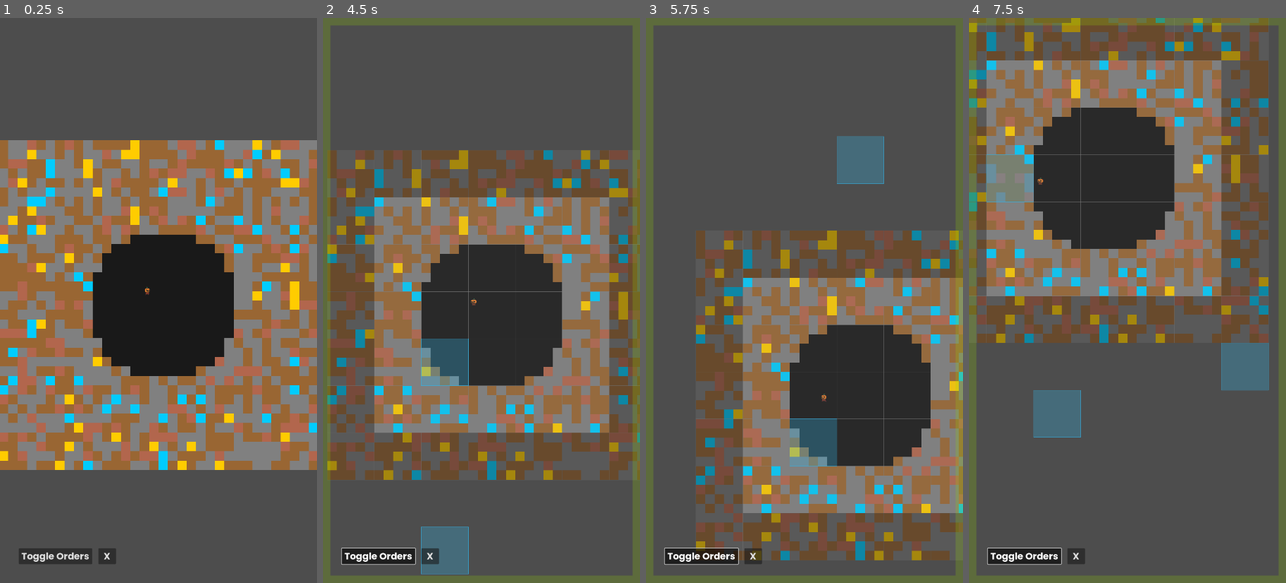
Above: before the commit, frames 1-4 (left to right).
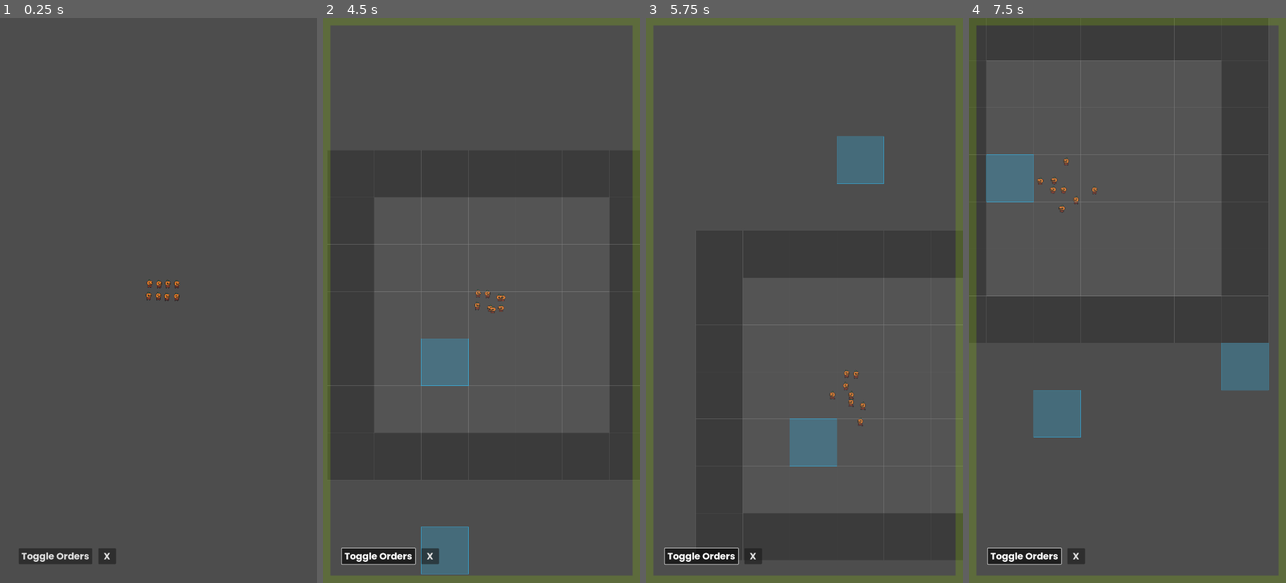
Above: after the commit, the same moments.

Repository: cliftonpatty/hiveminer
Game: Godot game, scene res://scenes/main.tscn
Two runs of this game, one before a commit and one after it. Both use one fixed random seed, a clock stepped at 60 frames per second and the inputs below.
Inputs (mouse positions are in pixels of both pictures, inside the frame that each line leads up to):
- Up to frame 1 (0.25 s): no input
- Up to frame 2 (4.5 s): click "Toggle Orders" at 0.5 s; click "Toggle Orders" at 1.25 s; click "Toggle Orders" at 2 s; click "X" at 2.75 s; tap Enter at 3.5 s; move the mouse to (551, 272) at 3.52 s; click (551, 272) at 3.67 s; tap Space at 4.25 s; drag from (418, 328) to (465, 413) at 4.27 s
- Up to frame 3 (5.75 s): move the mouse to (836, 176) at 5.02 s; click (836, 176) at 5.17 s
- Up to frame 4 (7.5 s): drag from (1111, 413) to (1032, 215) at 5.77 s; move the mouse to (1222, 385) at 6.52 s; click (1222, 385) at 6.67 s; drag from (1032, 215) to (1079, 159) at 7.27 s

The runs differ from the first frame. In frame 1, 58% of the frame differs, in the area x 0-100%, y 21-80%; in frame 2, 56%; in frame 3, 48%; in frame 4, 53%.
Error after the commit: Invalid access to property or key 'zoom_changed' on a base object of type 'Camera2D (main_cam.gd)'. (res://scenes/game/items/mining/terrain_grid.gd:36)

Commit message:
mild weekend warriors
bit of a mess, just getting tilemaps working

Diff:
--- a/scenes/game/items/mining/terrain_cell.gd
+++ b/scenes/game/items/mining/terrain_cell.gd
@@ -2,28 +2,30 @@
 class_name TerrainCell
 extends RefCounted
 
-enum CellType { DIRT, STONE, IRON_ORE, GOLD_ORE, DIAMOND }
+enum CellType { IRON_ORE, DIAMOND, BLOOD_ORE, WATERSTONE, STONE, GROUND }
 
 var type: CellType
 var solid: bool = true
-var visible: bool = false  # For rendering/fog of war
-var minable: bool = false  # For gameplay mechanics
+var visible: bool = false
+var minable: bool = false
 var health: float = 100.0
 var grid_position: Vector2i
 
-func initialize_cell(cell_type: CellType = CellType.DIRT, pos: Vector2i = Vector2i.ZERO):
+func initialize_cell(cell_type: CellType = CellType.STONE, pos: Vector2i = Vector2i.ZERO):
 	type = cell_type
 	grid_position = pos
 
 	# Set health based on type
 	match type:
-		CellType.DIRT:
-			health = 50.0
+		CellType.IRON_ORE:
+			health = 150.0
+		CellType.DIAMOND:
+			health = 300.0
+		CellType.BLOOD_ORE:
+			health = 200.0
+		CellType.WATERSTONE:
+			health = 400.0
 		CellType.STONE:
 			health = 100.0
-		CellType.IRON_ORE:
-			health = 150.0
-		CellType.GOLD_ORE:
-			health = 200.0
-		CellType.DIAMOND:
-			health = 300.0
+		CellType.GROUND:
+			health = 50.0
--- a/scenes/game/items/mining/terrain_grid.gd
+++ b/scenes/game/items/mining/terrain_grid.gd
@@ -1,6 +1,8 @@
 # terrain_grid.gd
 @tool
 extends Node2D
+
+const ZOOM_THRESHOLD = 1.2
 
 @export var preview_in_editor: bool = true:
 	set(value):
@@ -12,21 +14,26 @@
 		if value and Engine.is_editor_hint():
 			generate_editor_preview()
 
-var cells_node: Node2D
-var selection_node: Node2D
-var cell_nodes := {}  # Store cells by position
+@onready var tilemap: TileMap = $TileMap
+@onready var cells_node: Node2D = $Cells
+@onready var selection_node: Node2D = $Selection
+
+var using_detailed_view: bool = true
 
 func _ready():
 	if not Engine.is_editor_hint():
-		cells_node = Node2D.new()
-		add_child(cells_node)
-
-		selection_node = Node2D.new()
-		selection_node.z_index = 1  # Draw on top of cells
-		add_child(selection_node)
+		if not cells_node:
+			cells_node = Node2D.new()
+			add_child(cells_node)
+
+		if not selection_node:
+			selection_node = Node2D.new()
+			selection_node.z_index = 1  # Draw on top of cells
+			add_child(selection_node)
 
 		GameMgmtAuto.grid_updated.connect(draw_terrain)
 		GameMgmtAuto.selection_changed.connect(draw_selection)
+		get_tree().get_root().get_viewport().get_camera_2d().zoom_changed.connect(_on_camera_zoom_changed)
 		set_process_input(true)
 		draw_terrain()
 
@@ -48,99 +55,102 @@
 				OrderMgmtAuto.select_chunk(chunk)
 				get_viewport().set_input_as_handled()
 
-func _draw():
-	if Engine.is_editor_hint() and preview_in_editor:
-		draw_editor_preview()
-
-func draw_editor_preview():
-	for y in GameMgmtAuto.GRID_HEIGHT:
-		for x in GameMgmtAuto.GRID_WIDTH:
-			var rect_pos = Vector2(
-				(x - GameMgmtAuto.GRID_WIDTH/2) * GameMgmtAuto.CELL_SIZE,
-				(y - GameMgmtAuto.GRID_HEIGHT/2) * GameMgmtAuto.CELL_SIZE
-			)
-			var rect_size = Vector2(GameMgmtAuto.CELL_SIZE, GameMgmtAuto.CELL_SIZE)
-
-			var center = Vector2(GameMgmtAuto.GRID_WIDTH / 2, GameMgmtAuto.GRID_HEIGHT / 2)
-			var distance = Vector2(x - center.x, y - center.y).length()
-
-			var color = get_preview_cell_color(x, y, distance)
-			draw_rect(Rect2(rect_pos, rect_size), color)
-
-func get_preview_cell_color(x: int, y: int, distance: float) -> Color:
-	if distance < GameMgmtAuto.STARTING_AREA_SIZE:
-		return Color(0.1, 0.1, 0.1, 0.5)
-
-	var rng = RandomNumberGenerator.new()
-	rng.seed = x * 1000 + y
-	var value = rng.randf()
-
-	if value < 0.05:
-		return Color(0.0, 0.8, 1.0, 0.5)  # Diamond
-	elif value < 0.1:
-		return Color(1.0, 0.8, 0.0, 0.5)  # Gold
-	elif value < 0.2:
-		return Color(0.7, 0.4, 0.3, 0.5)  # Iron
-	elif value < 0.6:
-		return Color(0.5, 0.5, 0.5, 0.5)  # Stone
-	return Color(0.6, 0.4, 0.2, 0.5)  # Dirt
-
-func generate_editor_preview():
-	queue_redraw()
+func _on_camera_zoom_changed():
+	var camera = get_viewport().get_camera_2d()
+	if camera:
+		var new_detailed = camera.zoom.x > ZOOM_THRESHOLD
+		if new_detailed != using_detailed_view:
+			using_detailed_view = new_detailed
+			draw_terrain()
 
 func draw_terrain():
 	if Engine.is_editor_hint():
 		return
 
-	# First, mark all existing nodes for potential removal
-	var nodes_to_check = cell_nodes.duplicate()
-
-	# Update or create cells
-	for y in GameMgmtAuto.GRID_HEIGHT:
-		for x in GameMgmtAuto.GRID_WIDTH:
-			var grid_pos = Vector2i(x, y)
-			var cell = GameMgmtAuto.grid[y][x]
-
-			if cell.visible:
-				if cell_nodes.has(grid_pos):
-					# Update existing cell
-					cell_nodes[grid_pos].color = get_cell_color(cell)
+	if using_detailed_view:
+		cells_node.hide()
+		tilemap.clear()
+
+		# First pass: Draw all normal tiles
+		for y in GameMgmtAuto.GRID_HEIGHT:
+			for x in GameMgmtAuto.GRID_WIDTH:
+				var cell = GameMgmtAuto.grid[y][x]
+				if !cell.visible:
+					continue
+
+				var pos = Vector2i(
+					x - GameMgmtAuto.GRID_WIDTH/2,
+					y - GameMgmtAuto.GRID_HEIGHT/2
+				)
+
+				if cell.solid:
+					# source_id is usually 0 if you only have one tile source
+					tilemap.set_cell(0, pos, 0, _get_tile_coords_for_type(cell.type), 0)
 				else:
-					# Create new cell
-					var rect = ColorRect.new()
-					rect.size = Vector2(GameMgmtAuto.CELL_SIZE, GameMgmtAuto.CELL_SIZE)
-					rect.position = Vector2(
-						(x - GameMgmtAuto.GRID_WIDTH/2) * GameMgmtAuto.CELL_SIZE,
-						(y - GameMgmtAuto.GRID_HEIGHT/2) * GameMgmtAuto.CELL_SIZE
-					)
-					rect.color = get_cell_color(cell)
-					cells_node.add_child(rect)
-					cell_nodes[grid_pos] = rect
-
-				# Remove from check list since we updated it
-				nodes_to_check.erase(grid_pos)
-
-	# Remove any nodes that weren't updated
-	for pos in nodes_to_check:
-		if cell_nodes.has(pos):
-			cell_nodes[pos].queue_free()
-			cell_nodes.erase(pos)
+					tilemap.set_cell(0, pos, 0, _get_tile_coords_for_type(TerrainCell.CellType.GROUND), 0)
+
+					# Check for walls above this empty space
+					if y > 0:
+						var above_cell = GameMgmtAuto.grid[y-1][x]
+						if above_cell.solid and above_cell.visible:
+							# Add wall overlay using the wall tile (0,1)
+							tilemap.set_cell(1, pos, 0, Vector2i(0, 1), 0)
+
+		tilemap.show()
+	else:
+		tilemap.hide()
+		for child in cells_node.get_children():
+			child.queue_free()
+
+		for y in GameMgmtAuto.GRID_HEIGHT:
+			for x in GameMgmtAuto.GRID_WIDTH:
+				var cell = GameMgmtAuto.grid[y][x]
+				if !cell.visible:
+					continue
+
+				var rect = ColorRect.new()
+				rect.size = Vector2(GameMgmtAuto.CELL_SIZE, GameMgmtAuto.CELL_SIZE)
+				rect.position = Vector2(
+					(x - GameMgmtAuto.GRID_WIDTH/2) * GameMgmtAuto.CELL_SIZE,
+					(y - GameMgmtAuto.GRID_HEIGHT/2) * GameMgmtAuto.CELL_SIZE
+				)
+
+				rect.color = get_cell_color(cell)
+				cells_node.add_child(rect)
+		cells_node.show()
+
+func _get_tile_coords_for_type(type: TerrainCell.CellType) -> Vector2i:
+	match type:
+		TerrainCell.CellType.IRON_ORE:
+			return Vector2i(0, 0)
+		TerrainCell.CellType.DIAMOND:
+			return Vector2i(1, 0)
+		TerrainCell.CellType.BLOOD_ORE:
+			return Vector2i(2, 0)
+		TerrainCell.CellType.WATERSTONE:
+			return Vector2i(3, 0)
+		TerrainCell.CellType.STONE:
+			return Vector2i(4, 0)
+		TerrainCell.CellType.GROUND:
+			return Vector2i(5, 1)
+	return Vector2i(4, 0)  # Default to stone
 
 func get_cell_color(cell: TerrainCell) -> Color:
 	if !cell.solid:
-		return Color(0.1, 0.1, 0.1)  # Dark color for empty space
-
+		return Color(0.1, 0.1, 0.1)
 	match cell.type:
-		TerrainCell.CellType.DIRT:
-			return Color(0.6, 0.4, 0.2)
+		TerrainCell.CellType.IRON_ORE:
+			return Color(0.7, 0.4, 0.3)  # Reddish brown
+		TerrainCell.CellType.DIAMOND:
+			return Color(0.0, 0.8, 1.0)  # Light blue
+		TerrainCell.CellType.BLOOD_ORE:
+			return Color(0.8, 0.0, 0.0)  # Deep red
+		TerrainCell.CellType.WATERSTONE:
+			return Color(0.0, 0.4, 0.8)  # Deep blue
 		TerrainCell.CellType.STONE:
-			return Color(0.5, 0.5, 0.5)  # This is the gray we're seeing
-		TerrainCell.CellType.IRON_ORE:
-			return Color(0.7, 0.4, 0.3)
-		TerrainCell.CellType.GOLD_ORE:
-			return Color(1.0, 0.8, 0.0)
-		TerrainCell.CellType.DIAMOND:
-			return Color(0.0, 0.8, 1.0)
+			return Color(0.5, 0.5, 0.5)  # Gray
+		TerrainCell.CellType.GROUND:
+			return Color(0.3, 0.3, 0.3)  # Darker gray
 	return Color(0.1, 0.1, 0.1)  # Fallback color
 
 func draw_selection():
@@ -157,3 +167,45 @@
 		)
 		outline.color = Color(1, 1, 1, 0.3)
 		selection_node.add_child(outline)
+
+func _draw():
+	if Engine.is_editor_hint() and preview_in_editor:
+		draw_editor_preview()
+
+func draw_editor_preview():
+	for y in GameMgmtAuto.GRID_HEIGHT:
+		for x in GameMgmtAuto.GRID_WIDTH:
+			var rect_pos = Vector2(
+				(x - GameMgmtAuto.GRID_WIDTH/2) * GameMgmtAuto.CELL_SIZE,
+				(y - GameMgmtAuto.GRID_HEIGHT/2) * GameMgmtAuto.CELL_SIZE
+			)
+			var rect_size = Vector2(GameMgmtAuto.CELL_SIZE, GameMgmtAuto.CELL_SIZE)
+
+			var center = Vector2(GameMgmtAuto.GRID_WIDTH / 2, GameMgmtAuto.GRID_HEIGHT / 2)
+			var distance = Vector2(x - center.x, y - center.y).length()
+
+			var color = get_preview_cell_color(x, y, distance)
+			draw_rect(Rect2(rect_pos, rect_size), color)
+
+func get_preview_cell_color(x: int, y: int, distance: float) -> Color:
+	if distance < GameMgmtAuto.STARTING_AREA_SIZE:
+		return Color(0.1, 0.1, 0.1, 0.5)
+
+	var rng = RandomNumberGenerator.new()
+	rng.seed = x * 1000 + y
+	var value = rng.randf()
+
+	if value < 0.05:
+		return Color(0.0, 0.8, 1.0, 0.5)  # Diamond
+	elif value < 0.1:
+		return Color(0.8, 0.0, 0.0, 0.5)  # Blood Ore
+	elif value < 0.2:
+		return Color(0.7, 0.4, 0.3, 0.5)  # Iron
+	elif value < 0.25:
+		return Color(0.0, 0.4, 0.8, 0.5)  # Waterstone
+	elif value < 0.6:
+		return Color(0.5, 0.5, 0.5, 0.5)  # Stone
+	return Color(0.3, 0.3, 0.3, 0.5)  # Ground
+
+func generate_editor_preview():
+	queue_redraw()
--- a/scenes/game/items/mining/terrain_grid.tscn
+++ b/scenes/game/items/mining/terrain_grid.tscn
@@ -1,6 +1,28 @@
-[gd_scene load_steps=2 format=3 uid="uid://bnolujltf15hy"]
+[gd_scene load_steps=5 format=3 uid="uid://bnolujltf15hy"]
 
 [ext_resource type="Script" uid="uid://bmn4mhr0tcm47" path="res://scenes/game/items/mining/terrain_grid.gd" id="1_dt5cm"]
+[ext_resource type="Texture2D" uid="uid://chgk57g3hx2e4" path="res://assets/sprites/tilesets/test_tiles.jpg" id="2_eyf4w"]
+
+[sub_resource type="TileSetAtlasSource" id="TileSetAtlasSource_eapov"]
+resource_name = "tile_map_stone"
+texture = ExtResource("2_eyf4w")
+texture_region_size = Vector2i(32, 32)
+0:0/0 = 0
+1:0/0 = 0
+2:0/0 = 0
+3:0/0 = 0
+4:0/0 = 0
+0:1/0 = 0
+3:1/0 = 0
+5:1/0 = 0
+
+[sub_resource type="TileSet" id="TileSet_buxw4"]
+tile_size = Vector2i(32, 32)
+sources/1 = SubResource("TileSetAtlasSource_eapov")
 
 [node name="TerrainGrid" type="Node2D"]
 script = ExtResource("1_dt5cm")
+
+[node name="TileMapLayer" type="TileMapLayer" parent="."]
+y_sort_enabled = true
+tile_set = SubResource("TileSet_buxw4")
--- a/scenes/game_world.gd
+++ b/scenes/game_world.gd
@@ -1 +1,3 @@
 extends Node2D
+
+@onready var gameCam : Camera2D = %MainCam
--- a/scenes/game_world.tscn
+++ b/scenes/game_world.tscn
@@ -17,7 +17,28 @@
 [node name="TerrainGrid" parent="." instance=ExtResource("2_47u71")]
 
 [node name="BaseCharacter2" parent="." instance=ExtResource("4_0vfqx")]
-position = Vector2(-38, -40)
+position = Vector2(0, -22)
+
+[node name="BaseCharacter3" parent="." instance=ExtResource("4_0vfqx")]
+position = Vector2(29, -20)
+
+[node name="BaseCharacter4" parent="." instance=ExtResource("4_0vfqx")]
+position = Vector2(62, -20)
+
+[node name="BaseCharacter5" parent="." instance=ExtResource("4_0vfqx")]
+position = Vector2(63, -63)
+
+[node name="BaseCharacter6" parent="." instance=ExtResource("4_0vfqx")]
+position = Vector2(32, -64)
+
+[node name="BaseCharacter7" parent="." instance=ExtResource("4_0vfqx")]
+position = Vector2(2, -63)
+
+[node name="BaseCharacter8" parent="." instance=ExtResource("4_0vfqx")]
+position = Vector2(-30, -65)
+
+[node name="BaseCharacter9" parent="." instance=ExtResource("4_0vfqx")]
+position = Vector2(-33, -23)
 
 [node name="OrderVizualization" parent="." instance=ExtResource("3_6c6v5")]
 anchors_preset = 15
--- a/scripts/autoloads/game_mgmt_auto.gd
+++ b/scripts/autoloads/game_mgmt_auto.gd
@@ -45,14 +45,16 @@
 			var distance = Vector2(x - center_x, y - center_y).length()
 
 			# Determine cell type based on RNG
-			var cell_type = TerrainCell.CellType.DIRT
+			var cell_type = TerrainCell.CellType.GROUND  # Default is now GROUND instead of DIRT
 			if distance >= STARTING_AREA_SIZE:
 				var rng = randf()
-				if rng < 0.05:
+				if rng < 0.03:
+					cell_type = TerrainCell.CellType.WATERSTONE  # Rarest
+				elif rng < 0.08:
 					cell_type = TerrainCell.CellType.DIAMOND
-				elif rng < 0.1:
-					cell_type = TerrainCell.CellType.GOLD_ORE
-				elif rng < 0.2:
+				elif rng < 0.15:
+					cell_type = TerrainCell.CellType.BLOOD_ORE
+				elif rng < 0.25:
 					cell_type = TerrainCell.CellType.IRON_ORE
 				elif rng < 0.6:
 					cell_type = TerrainCell.CellType.STONE
Binary file changed: assets/sprites/tilesets/test_tiles.jpg
Renamed: assets/themes/my_box.tres -> assets/sprites/tilesets/themes/my_box.tres
Renamed: assets/themes/my_box_disabled.tres -> assets/sprites/tilesets/themes/my_box_disabled.tres
Renamed: assets/themes/my_box_pressed.tres -> assets/sprites/tilesets/themes/my_box_pressed.tres
Not shown: 1 places in scenes/game_world.tscn that only renumber resources
